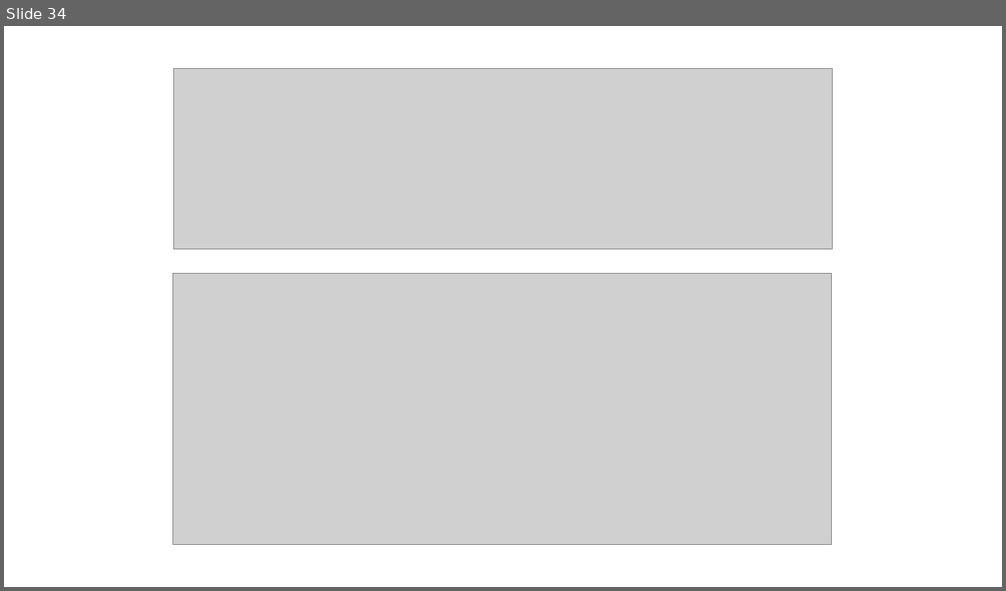
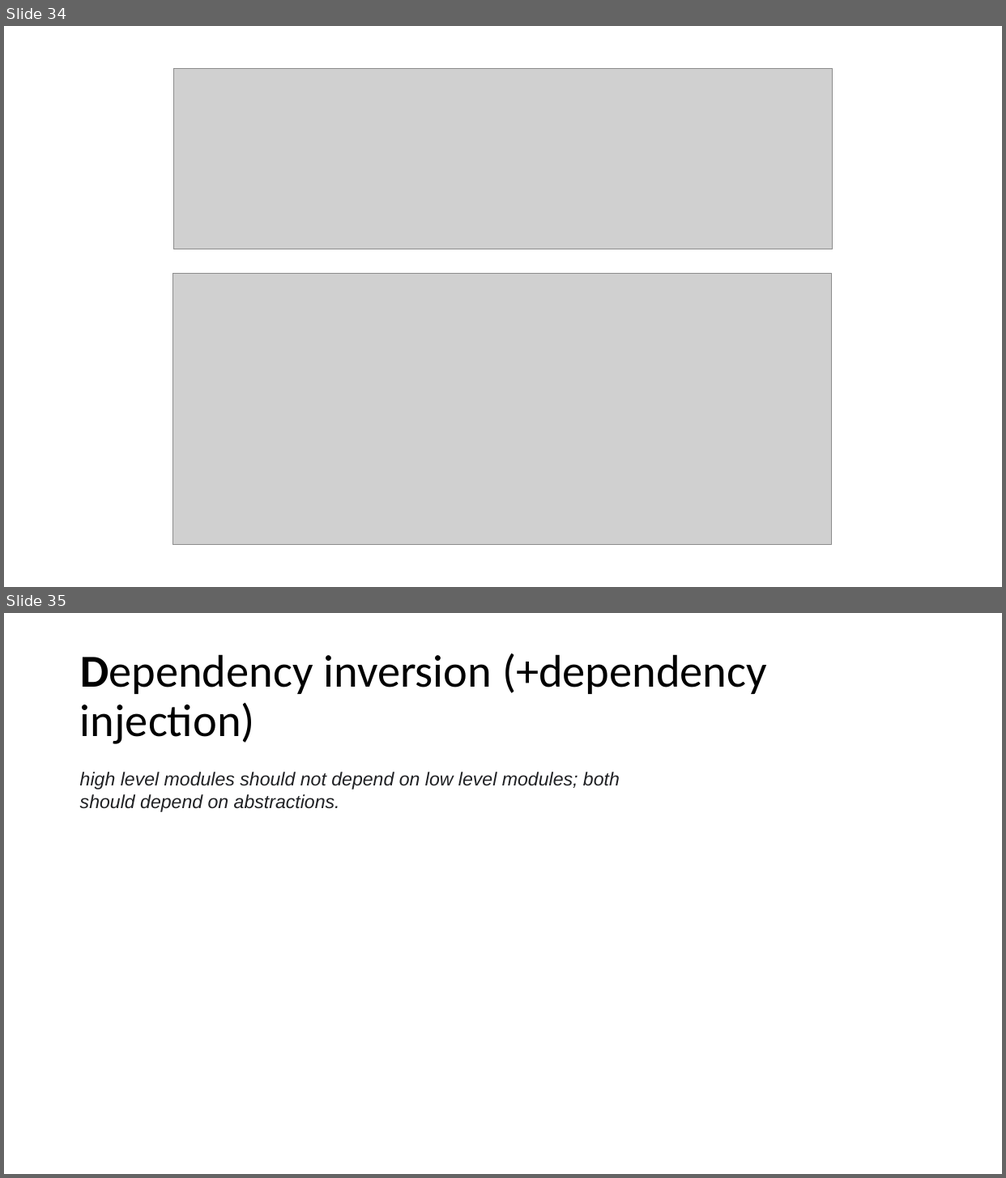
Before and after one commit to alco139/asos, a slide deck: Prezentacia.pptx. Shown one above the other, each under a label of ours: slide 34 before the commit, slides 34 and 35 after it. The pictures are 1006x591 and 1006x1178 pixels, drawn with LibreOffice and Linux fonts; fonts in the diff are those of the drawing; grey boxes stand for pictures. Boxes give left, top, right and bottom in pixels: in the first picture for what was removed or moved away, otherwise in the second. Text is boxed around its words. In the diff, an @@ line names an element or a change of style, - is before the commit and + after.

Commit message:
feat: add DI slides

```diff
--- a/Prezentacia.pptx
+++ b/Prezentacia.pptx
@@ slide 35 added at box(4, 613, 1002, 1174), background #FFFFFF @@
@@ title added at box(80, 653, 767, 744), 44 pt, text #000000 @@
+Dependency inversion (+dependency injection)
@@ text added at box(80, 772, 620, 812), 18 pt, text #202124, italic @@
+high level modules should not depend on low level modules; both should depend on abstractions.
```
Also in this commit, not shown: 8 other slides added.
